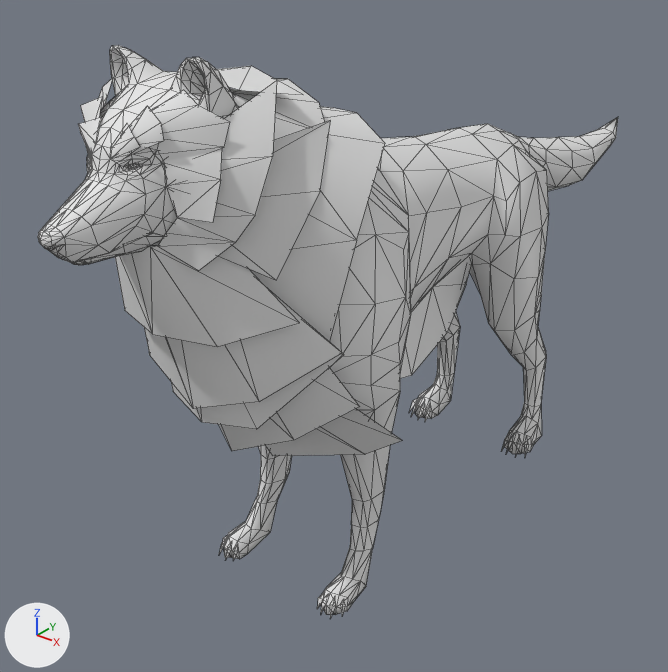
An edit to the OBJ model app-winterforest/src/main/assets/models/wolf_body/mesh.obj, drawn before and after from the same camera.
Both versions are drawn from a 50 mm camera at (0.872, -1.379, 1.094) aimed at (-0.104, -0.159, 0.338). The axes (+X, +Y, +Z) are drawn at lower left. The lights are the same throughout. The older version comes first. Mesh edges are drawn as thin lines. Where no turn or scale is listed for an object, it has been applied to the vertices. Vertices at exactly the same position are counted once.
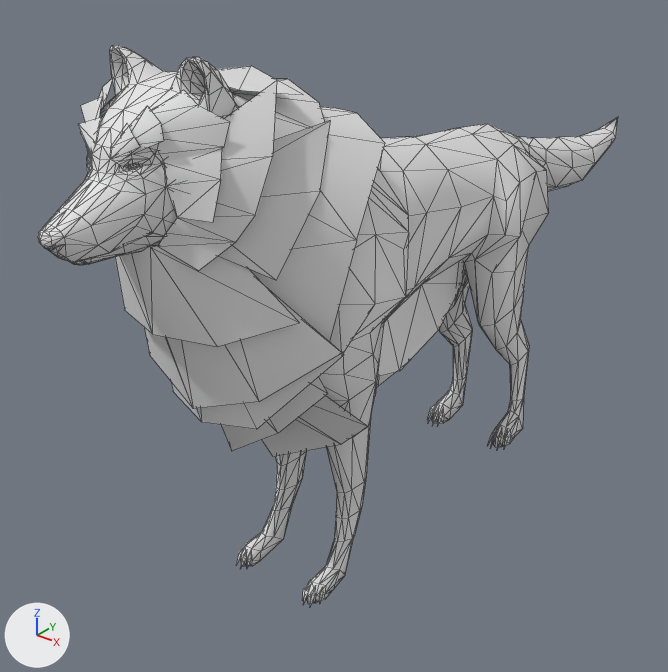
Edits to the bpy script that builds the scene:
```text
Change me_mesh:
    used by ob_mesh; location = (0.0, 0.0, 0.0)
    remove me_mesh.from_pydata(...)  # 1673 vertices, 2756 faces; spans x -0.19..0.19, y -0.82..0.82, z 0.0..0.92
    add me_mesh.from_pydata(...)  # 1673 vertices, 2756 faces; spans x -0.18..0.17, y -0.82..0.82, z 0.0..0.92
    me_mesh part 1: the loose piece of 5 vertices spanning x 0.13..0.14, y -0.44..-0.43, z 0.0..0.03 is moved by (-0.05, 0.0, 0.0)
    me_mesh part 2: the loose piece of 5 vertices spanning x 0.1, y -0.46..-0.44, z 0.0..0.03 is moved by (-0.03, 0.0, 0.0)
    me_mesh part 3: the loose piece of 5 vertices spanning x 0.11, y -0.46..-0.44, z 0.0..0.03 is moved by (-0.04, 0.0, 0.0)
    me_mesh part 4: the loose piece of 5 vertices spanning x 0.12..0.13, y -0.46..-0.44, z 0.0..0.03 is moved by (-0.04, 0.0, 0.0)
    me_mesh part 5: the loose piece of 5 vertices spanning x 0.13, y 0.16..0.19, z 0.0..0.04 is moved by (-0.04, 0.0, 0.0)
    me_mesh part 6: the loose piece of 5 vertices spanning x 0.11..0.12, y 0.16..0.19, z 0.0..0.04 is moved by (-0.04, 0.0, 0.0)
    me_mesh part 7: the loose piece of 5 vertices spanning x 0.1, y 0.16..0.19, z 0.0..0.04 is moved by (-0.03, 0.0, 0.0)
    me_mesh part 8: the loose piece of 5 vertices spanning x 0.14..0.15, y 0.18..0.2, z 0.0..0.04 is moved by (-0.05, 0.0, 0.0)
    me_mesh part 9: the loose piece of 5 vertices spanning x -0.1, y -0.46..-0.44, z 0.0..0.03 is moved by (0.03, 0.0, 0.0)
    me_mesh part 10: the loose piece of 5 vertices spanning x -0.11, y -0.46..-0.44, z 0.0..0.03 is moved by (0.04, 0.0, 0.0)
    me_mesh part 11: the loose piece of 5 vertices spanning x -0.13..-0.12, y -0.46..-0.44, z 0.0..0.03 is moved by (0.04, 0.0, 0.0)
    me_mesh part 12: the loose piece of 5 vertices spanning x -0.13, y 0.16..0.19, z 0.0..0.04 is moved by (0.04, 0.0, 0.0)
    me_mesh part 13: the loose piece of 5 vertices spanning x -0.12..-0.11, y 0.16..0.19, z 0.0..0.04 is moved by (0.04, 0.0, 0.0)
    me_mesh part 14: the loose piece of 5 vertices spanning x -0.1, y 0.16..0.19, z 0.0..0.04 is moved by (0.03, 0.0, 0.0)
    me_mesh part 15: the loose piece of 5 vertices spanning x -0.15..-0.14, y 0.18..0.2, z 0.0..0.04 is moved by (0.05, 0.0, 0.0)
    me_mesh part 16: the loose piece of 8 vertices spanning x 0.03..0.09, y -0.3..0.09, z 0.32..0.5 is moved by (-0.02, 0.0, 0.0)
    me_mesh part 17: the loose piece of 11 vertices spanning x -0.19..0.19, y -0.56..-0.36, z 0.26..0.47 is scaled about its middle by (0.66, 1, 1)
    me_mesh part 18: 342 of the vertices in x -0.18..0.18, y -0.59..0.29, z 0.0..0.56 are scaled about their middle by (0.66, 1, 1)
    other edits to the shape of me_mesh do not show in these pictures
```

Boxes [x1, y1, x2, y2] around the edits, measured in the pictures (668 x 672 px; the box of a moved part takes in the faces that stretch with it):
'mesh', reshaped: before [38, 45, 618, 618]; after [38, 45, 618, 606]
part 1 of me_mesh, moved or reshaped: before [341, 599, 345, 615]; after [319, 587, 323, 602]
part 2 of me_mesh, moved or reshaped: before [317, 592, 324, 609]; after [302, 583, 309, 600]
part 3 of me_mesh, moved or reshaped: before [321, 594, 328, 613]; after [303, 586, 310, 604]
part 4 of me_mesh, moved or reshaped: before [330, 598, 336, 618]; after [310, 588, 315, 606]
part 5 of me_mesh, moved or reshaped: before [515, 438, 520, 458]; after [497, 429, 502, 448]
part 6 of me_mesh, moved or reshaped: before [506, 436, 513, 453]; after [490, 428, 498, 448]
part 7 of me_mesh, moved or reshaped: before [501, 433, 510, 451]; after [488, 428, 496, 444]
part 8 of me_mesh, moved or reshaped: before [524, 436, 529, 456]; after [504, 432, 508, 448]
part 9 of me_mesh, moved or reshaped: before [233, 544, 238, 560]; after [247, 553, 251, 567]
part 10 of me_mesh, moved or reshaped: before [225, 542, 232, 560]; after [241, 551, 247, 567]
part 11 of me_mesh, moved or reshaped: before [219, 538, 228, 554]; after [236, 549, 244, 565]
part 12 of me_mesh, moved or reshaped: before [412, 400, 420, 415]; after [428, 406, 436, 422]
part 13 of me_mesh, moved or reshaped: before [418, 401, 425, 419]; after [432, 407, 439, 425]
part 14 of me_mesh, moved or reshaped: before [425, 405, 430, 421]; after [438, 409, 443, 424]
part 15 of me_mesh, moved or reshaped: before [409, 397, 420, 412]; after [428, 404, 436, 418]
part 16 of me_mesh, moved or reshaped: before [400, 255, 471, 379]; after [378, 260, 464, 376]
part 17 of me_mesh, moved or reshaped: before [266, 409, 402, 456]; after [262, 396, 368, 456]
part 18 of me_mesh, moved or reshaped: before [219, 172, 549, 615]; after [221, 172, 549, 604]
